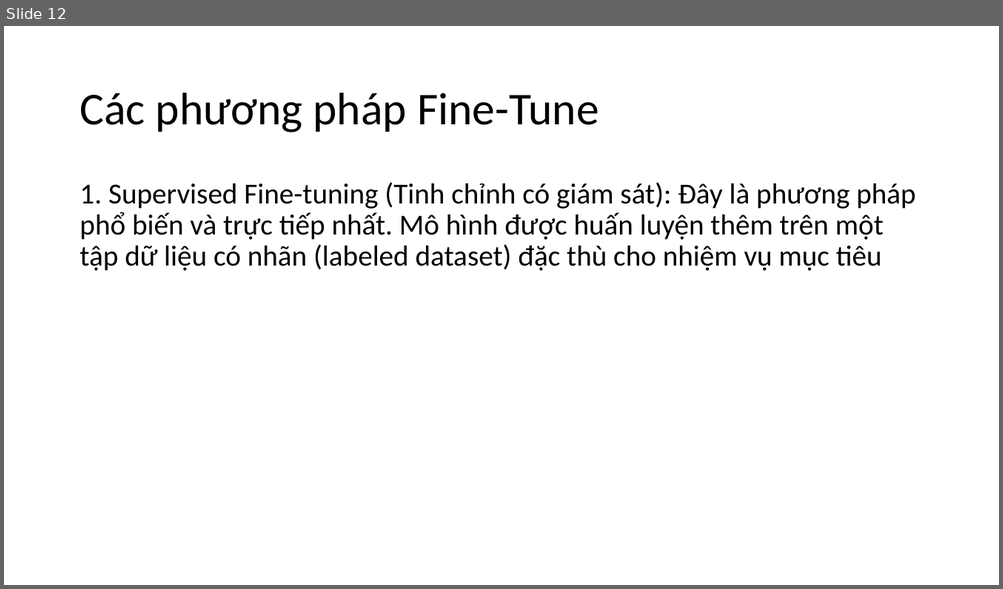
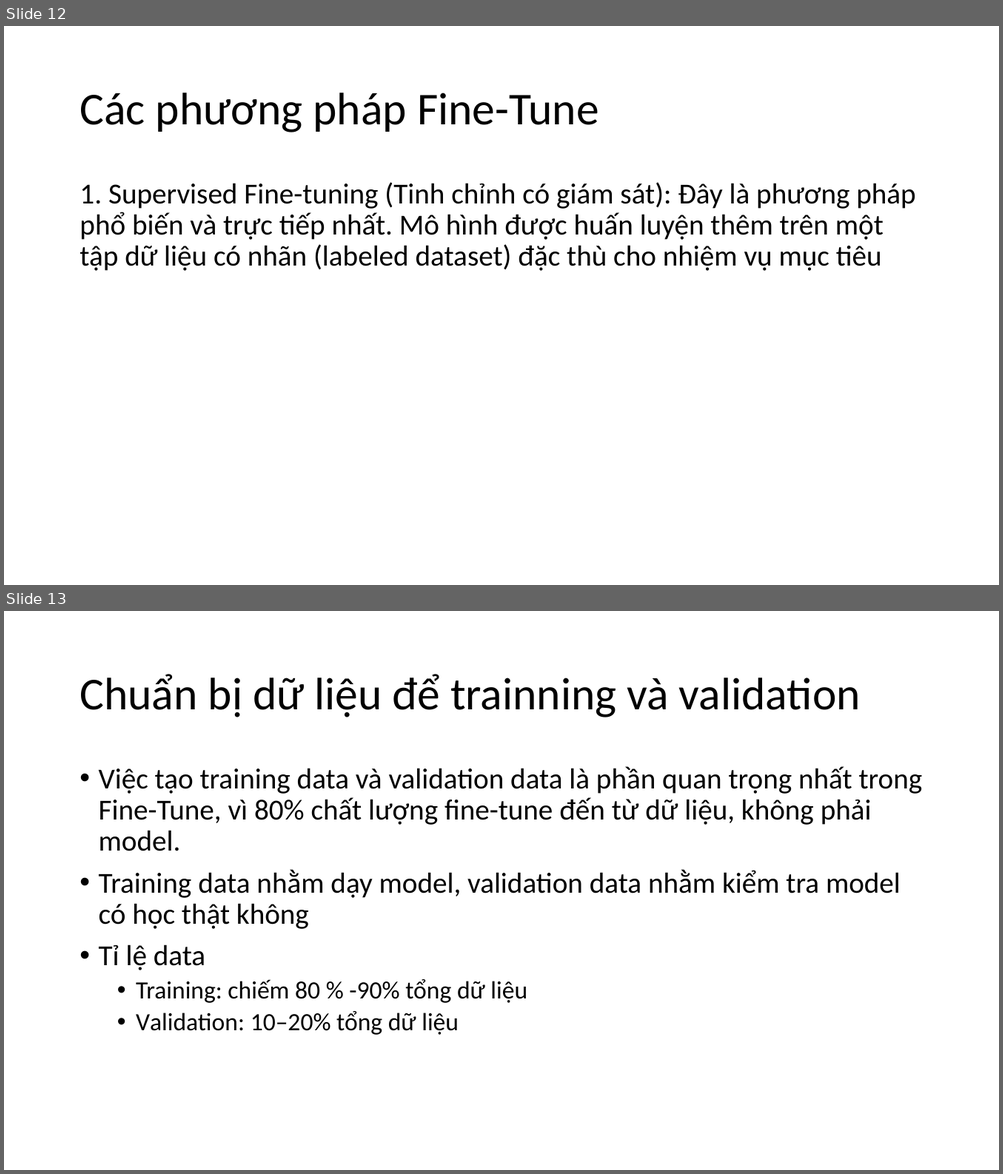
Before and after one commit to longdd90jp/sample-ai, a slide deck: fine-tune-pc/AI-Fine_Tune.pptx. Shown one above the other, each under a label of ours: slide 12 before the commit, slides 12 and 13 after it. The pictures are 1003x589 and 1003x1174 pixels, drawn with LibreOffice and Linux fonts; fonts in the diff are those of the drawing. Boxes give left, top, right and bottom in pixels: in the first picture for what was removed or moved away, otherwise in the second. Text is boxed around its words. In the diff, an @@ line names an element or a change of style, - is before the commit and + after.

```diff
--- a/fine-tune-pc/AI-Fine_Tune.pptx
+++ b/fine-tune-pc/AI-Fine_Tune.pptx
@@ slide 13 added at <box>4,611,999,1170</box>, background #FFFFFF @@
@@ title added at <box>79,674,860,718</box>, 44 pt, text #000000 @@
+Chuẩn bị dữ liệu để trainning và validation
@@ text added at <box>99,766,922,1035</box>, 28 pt, text #000000 @@
+• Việc tạo training data và validation data là phần quan trọng nhất trong Fine-Tune, vì 80% chất lượng fine-tune đến từ dữ liệu, không phải model.
+• Training data nhằm dạy model, validation data nhằm kiểm tra model có học thật không
+• Tỉ lệ data
+  • Training: chiếm 80 % -90% tổng dữ liệu
+  • Validation: 10–20% tổng dữ liệu
```
Also in this commit, not shown: 3 other slides added, 1 slide removed.
